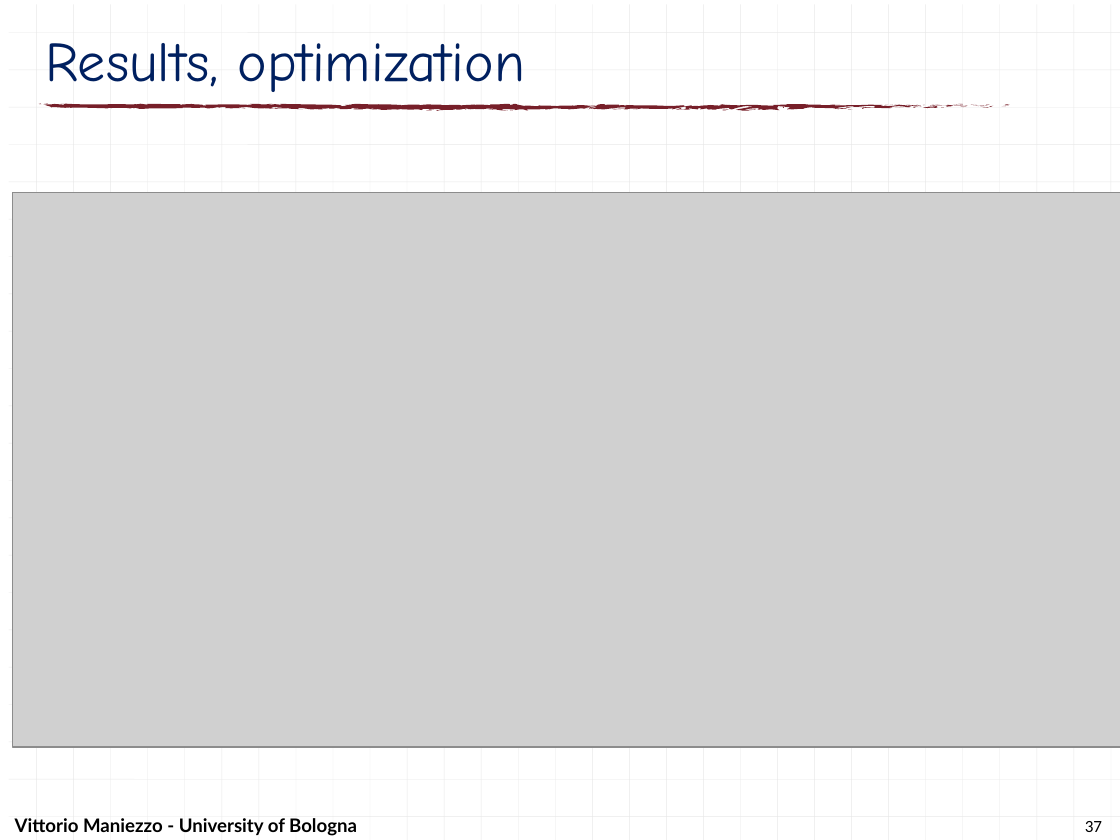
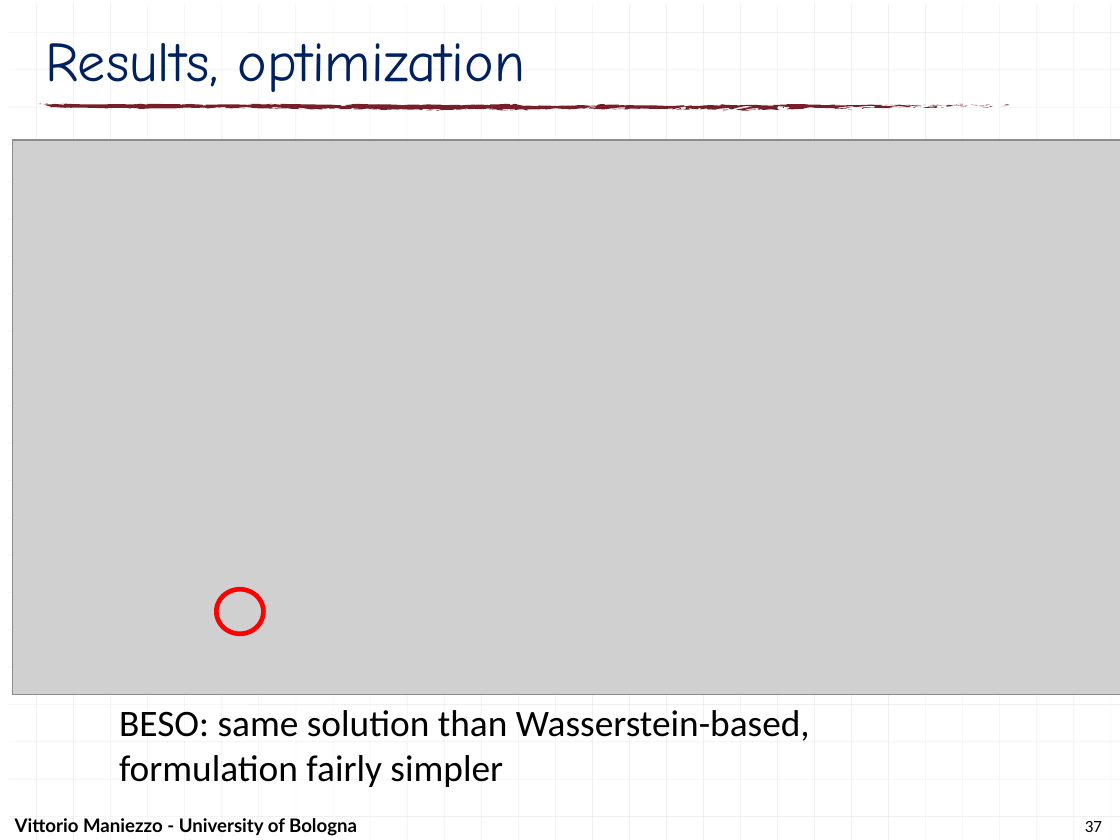
Before and after one commit to maniezzo/GDOforecast, a slide deck: slide 37 of doc/Schedulingseminar/schedulingSeminarXdock.pptx. Drawn at 1120x840 pixels with LibreOffice and Linux fonts; fonts in the diff are those of the drawing; grey boxes stand for pictures. Boxes give left, top, right and bottom in pixels: in the first picture for what was removed or moved away, otherwise in the second. Text is boxed around its words. In the diff, an @@ line names an element or a change of style, - is before the commit and + after.

```diff
--- a/doc/Schedulingseminar/schedulingSeminarXdock.pptx
+++ b/doc/Schedulingseminar/schedulingSeminarXdock.pptx
@@ picture: place and size @@
-picture at (12,193,1120,747)
+picture at (12,140,1120,694)
@@ ellipse added at (216,589,263,634), outline #FF0000 3 pt @@
@@ text added at (119,710,810,787), 24 pt, text #000000 @@
+BESO: same solution than Wasserstein-based, formulation fairly simpler
```
Also in this commit, not shown: 8 other slides changed, 1 other file.
